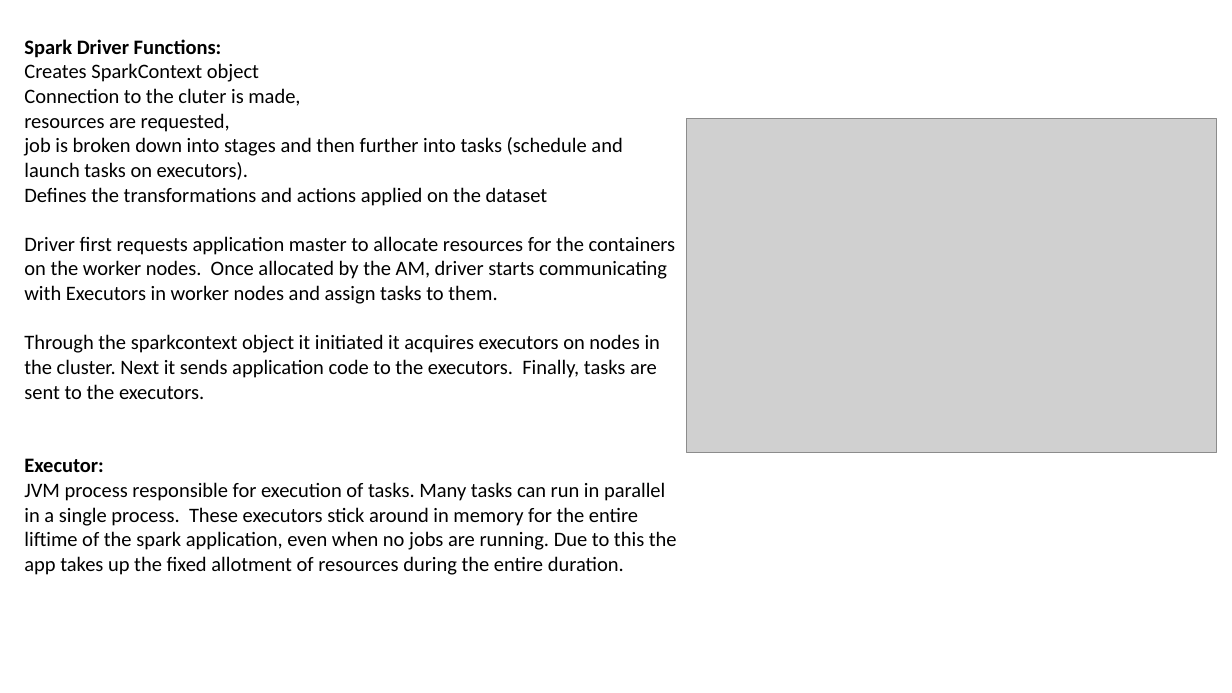
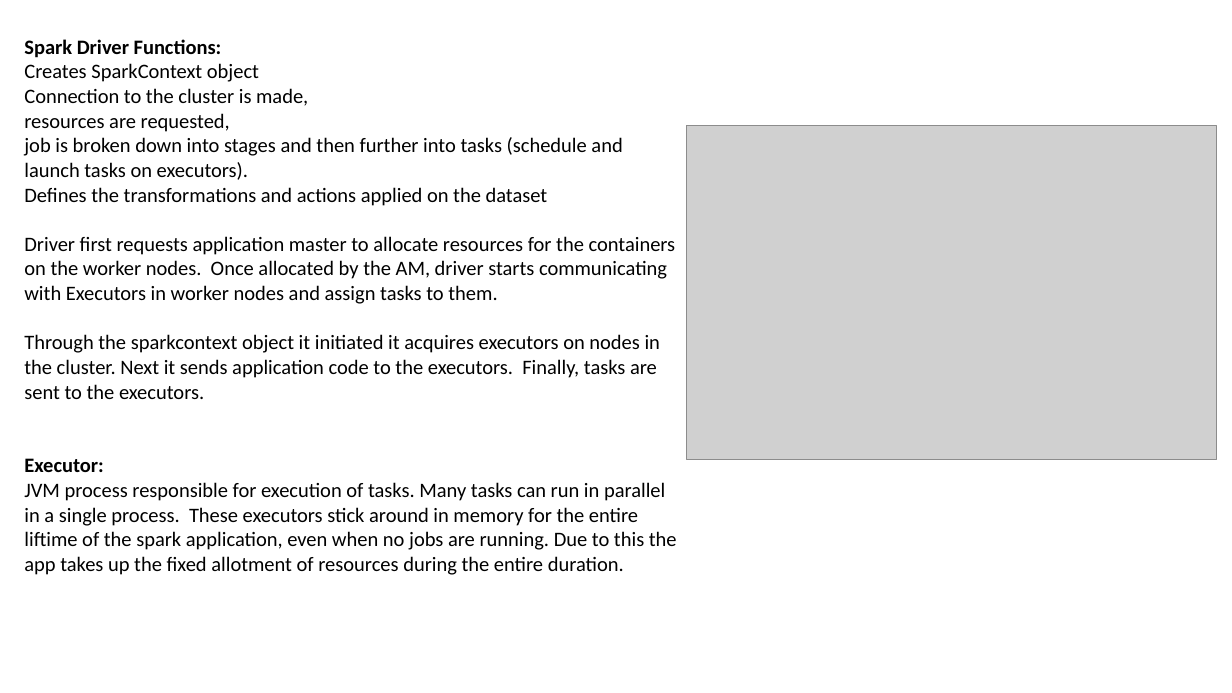
Before and after one commit to samRddhimat/onlinefiles, a slide deck: slide 3 of Spark Memory Tips.pptx. Drawn at 1232x693 pixels with LibreOffice and Linux fonts; fonts in the diff are those of the drawing; grey boxes stand for pictures. Boxes give left, top, right and bottom in pixels: in the first picture for what was removed or moved away, otherwise in the second. Text is boxed around its words. In the diff, an @@ line names an element or a change of style, - is before the commit and + after.

```diff
--- a/Spark Memory Tips.pptx
+++ b/Spark Memory Tips.pptx
@@ text at (24, 88, 308, 106): text changed @@
-Connection to the cluter is made,
+Connection to the cluster is made,
@@ picture: place and size @@
-picture at (687, 118, 1217, 453)
+picture at (687, 126, 1217, 460)
```
Also in this commit, not shown: 2 other slides changed, 1 slide added.
